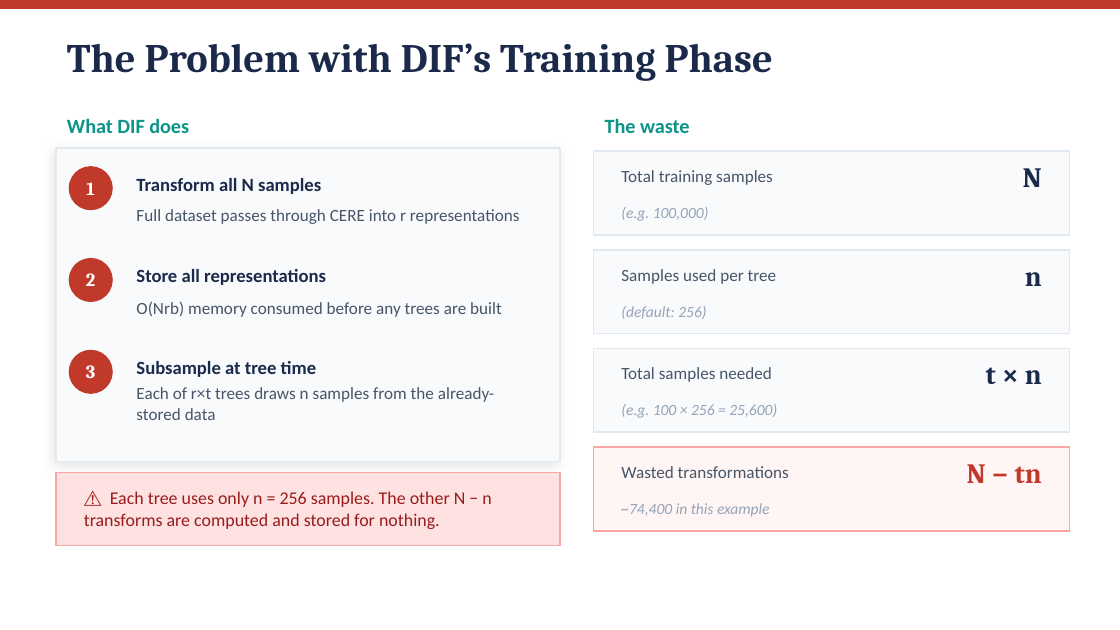
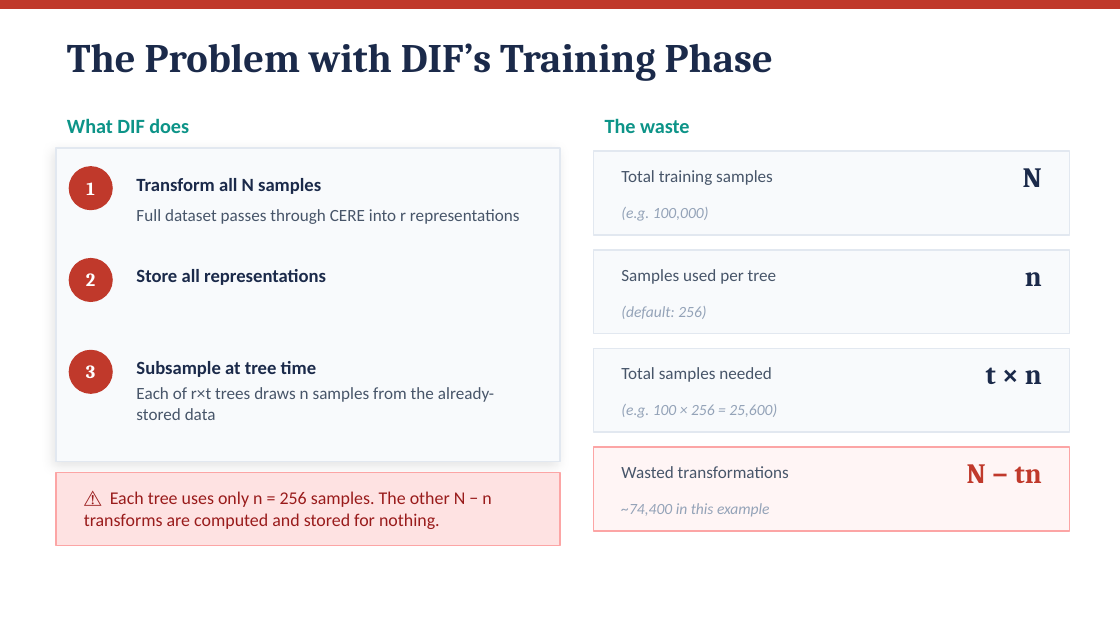
Before and after one commit to amanj4/aman-training-modules, a slide deck: slide 11 of Summary/training_review.pptx (slide 12 before the commit). Drawn at 1120x630 pixels with LibreOffice and Linux fonts; fonts in the diff are those of the drawing. Boxes give left, top, right and bottom in pixels: in the first picture for what was removed or moved away, otherwise in the second. Text is boxed around its words. In the diff, an @@ line names an element or a change of style, - is before the commit and + after.

```diff
--- a/Summary/training_review.pptx
+++ b/Summary/training_review.pptx
@@ text removed at (x1=136, y1=301, x2=502, y2=317) @@
-O(Nrb) memory consumed before any trees are built
```
Also in this commit, not shown: 4 other slides changed, 1 slide removed, 2 other files.
